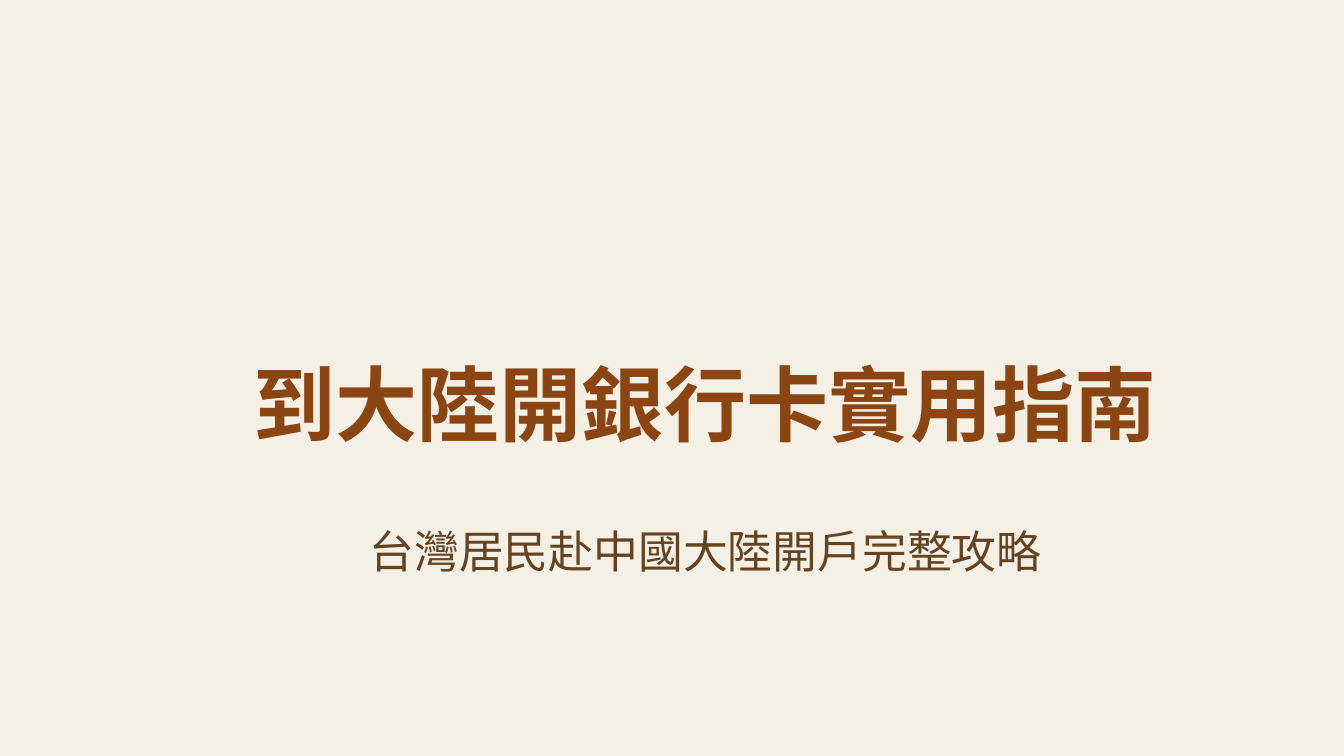
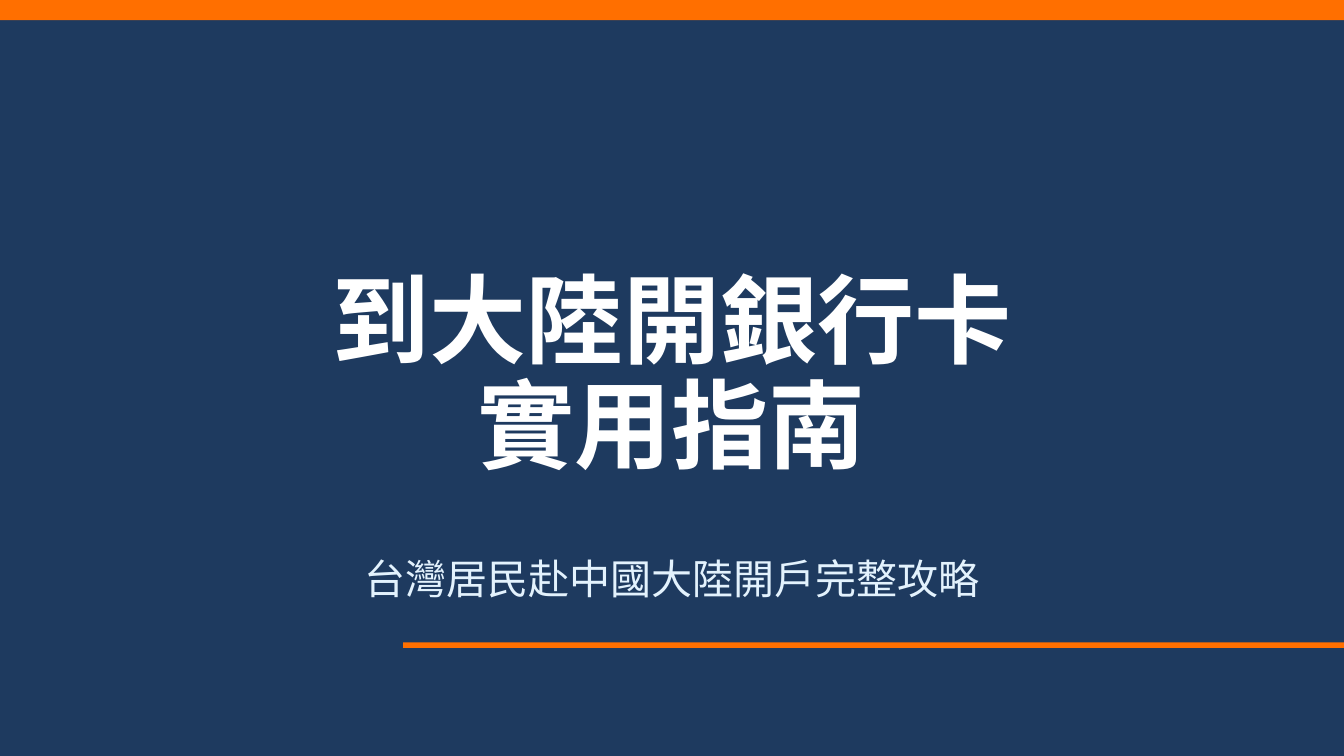
Before and after one commit to terryyehai/hongloumeng-reader, a slide deck: slide 1 of bank-account-guide.pptx. Drawn at 1344x756 pixels with LibreOffice and Linux fonts; fonts in the diff are those of the drawing. Boxes give left, top, right and bottom in pixels: in the first picture for what was removed or moved away, otherwise in the second. Text is boxed around its words. In the diff, an @@ line names an element or a change of style, - is before the commit and + after.

```diff
--- a/bank-account-guide.pptx
+++ b/bank-account-guide.pptx
@@ background #F5F0E6 to #1E3A5F @@
@@ rectangle added at [0, 0, 1344, 20], fill #FF6F00 @@
@@ text at [333, 273, 1012, 470]: text changed; size 44 to 52 pt; text colour #8B4513 to #FFFFFF @@
-到大陸開銀行卡實用指南
+到大陸開銀行卡
+實用指南
@@ text "台灣居民赴中國大陸開戶完整攻略": place and size @@
-text "台灣居民赴中國大陸開戶完整攻略" at [370, 530, 1042, 572]
+text "台灣居民赴中國大陸開戶完整攻略" at [365, 559, 980, 598]
@@ text "台灣居民赴中國大陸開戶完整攻略" at [365, 559, 980, 598]: size 24 to 22 pt, text colour #654321 to #E3F2FD @@
@@ line added from (403, 645) to (1344, 645), #FF6F00 3 pt @@
```
Also in this commit, not shown: 6 other slides changed.
